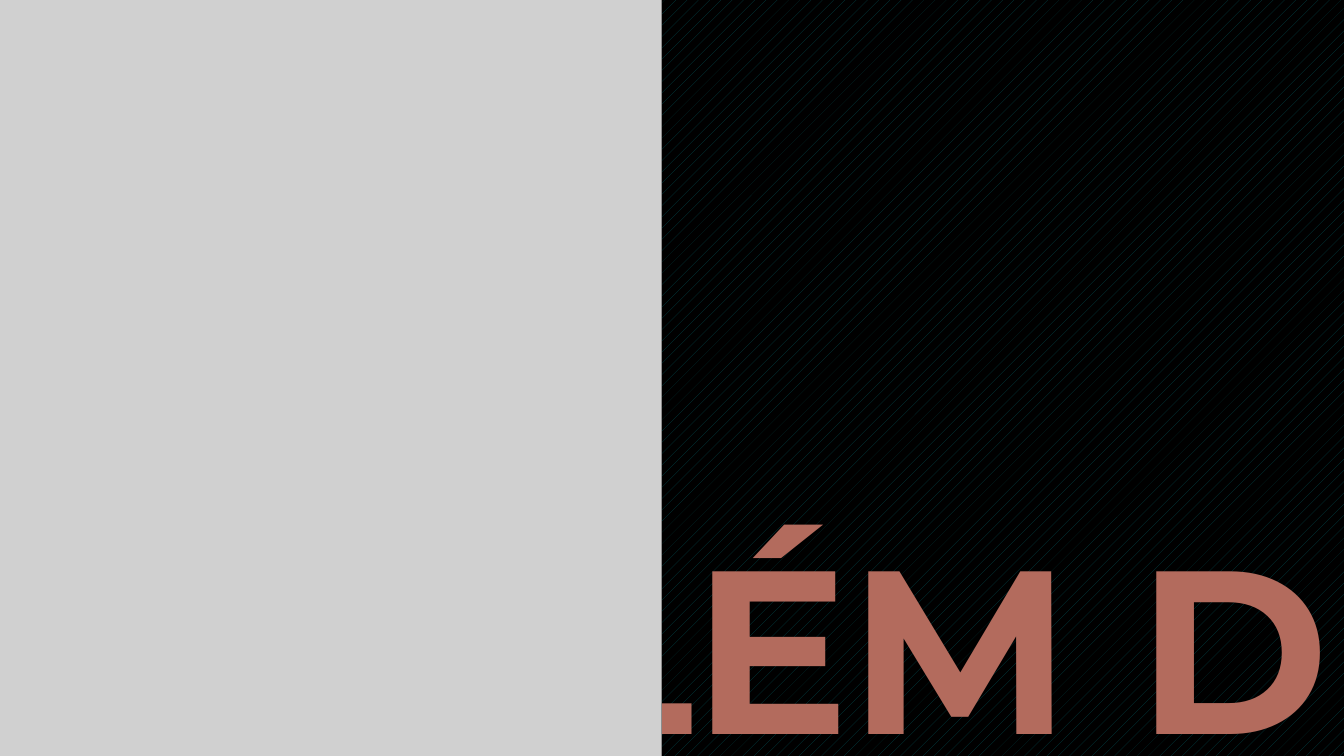
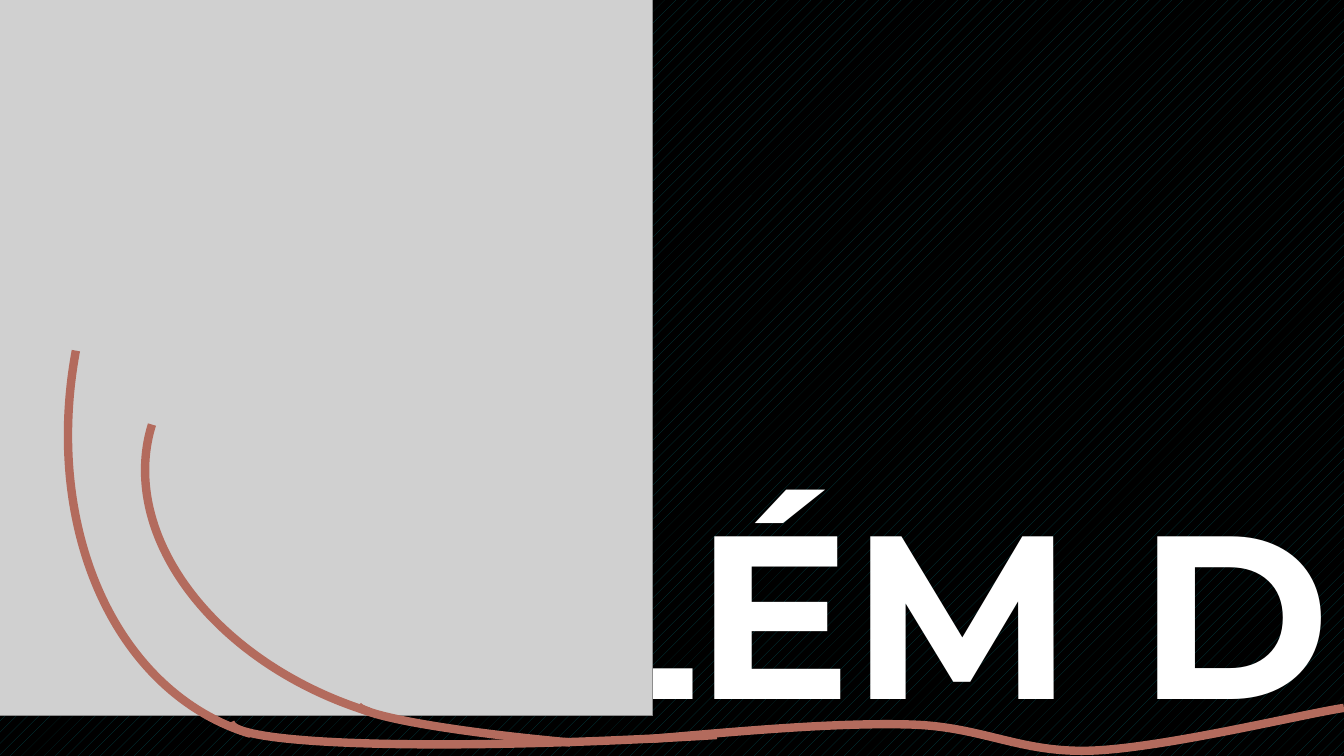
Before and after one commit to marianacazzoto/Projeto-Alem-do-Rap, a slide deck: slide 2 of Apresentação.pptx (slide 3 before the commit). Drawn at 1344x756 pixels with LibreOffice and Linux fonts; fonts in the diff are those of the drawing; grey boxes stand for pictures. Boxes give left, top, right and bottom in pixels: in the first picture for what was removed or moved away, otherwise in the second. Text is boxed around its words. In the diff, an @@ line names an element or a change of style, - is before the commit and + after.

```diff
--- a/Apresentação.pptx
+++ b/Apresentação.pptx
@@ picture: place and size @@
-picture at <box>0,0,662,756</box>
+picture at <box>0,0,653,716</box>
@@ arc (boxed as its full ellipse) added at <box>0,0,730,756</box>, outline #B36B5D 6 pt @@
@@ arc (boxed as its full ellipse) added at <box>90,225,773,756</box>, outline #B36B5D 6 pt @@
@@ title "ALÉM D": place and size @@
-title "ALÉM D" at <box>375,509,1329,756</box>
+title "ALÉM D" at <box>377,474,1331,752</box>
@@ title "ALÉM D" at <box>377,474,1331,752</box>: text colour #B36B5D to #FFFFFF @@
@@ arc (boxed as its full ellipse) added at <box>228,621,1202,756</box>, outline #B36B5D 6 pt @@
@@ arc (boxed as its full ellipse) added at <box>356,686,788,756</box>, outline #B36B5D 6 pt @@
@@ freeform shape added at <box>653,708,1344,751</box>, outline #B36B5D 6 pt @@
```
Also in this commit, not shown: 3 other slides changed, 3 slides added, 24 slides removed, 8 other files.
